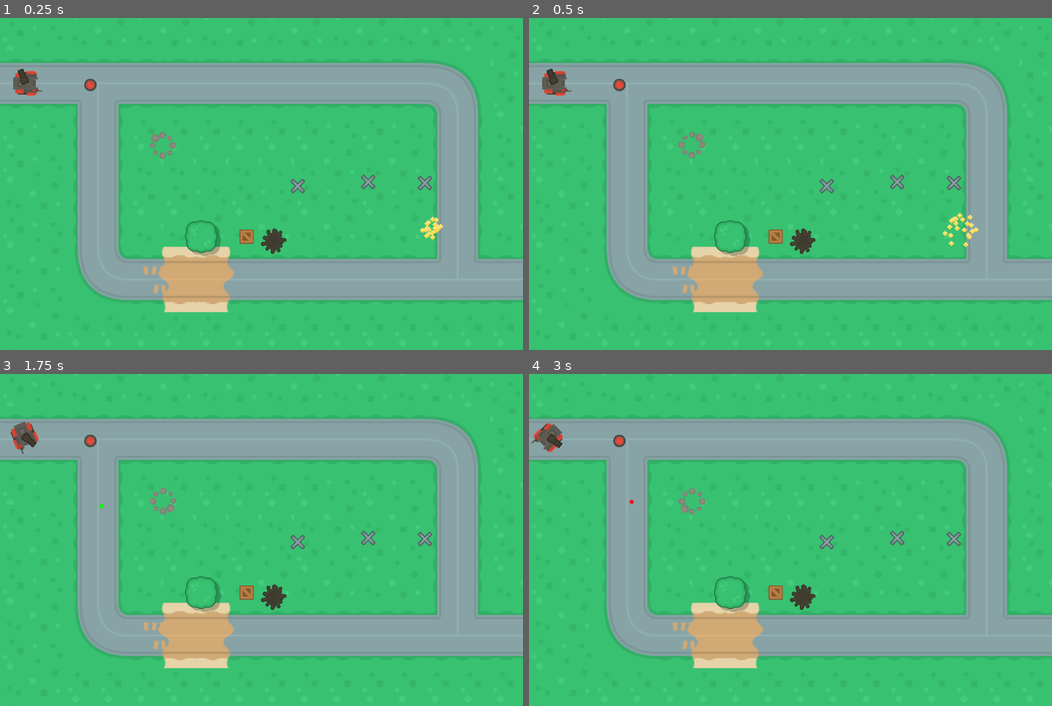
Above: before the commit, frames 1-4 (two rows, left to right).
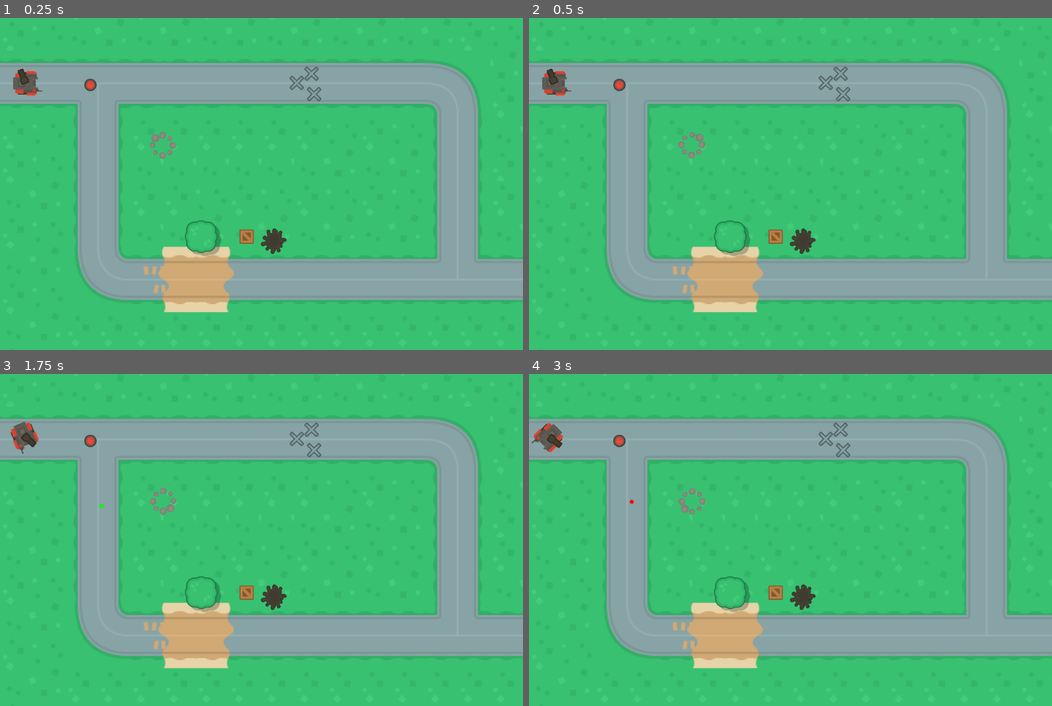
Above: after the commit, the same moments.

Repository: soapmactavish23/rogue_tank
Game: Godot game, scene res://scenes/game.tscn
The game is run twice, just before and just after one commit, with the same random seed, the same clock (stepped at 60 frames per second) and the same inputs.
Inputs (mouse positions are in pixels of both pictures, inside the frame that each line leads up to):
- Up to frame 1 (0.25 s): no input
- Up to frame 2 (0.5 s): no input
- Up to frame 3 (1.75 s): move the mouse to (376, 523) at 0.52 s; hold Right (ui_right) 0.53-1.28 s; tap Space (ui_shoot) at 0.6, 1.55 s; move the mouse to (156, 556) at 1.27 s; hold Down (ui_down) from 1.28 s (still down); right-click (156, 556) at 1.35 s
- Up to frame 4 (3 s): move the mouse to (842, 466) at 2.02 s; release Down (ui_down) at 2.03 s; hold Right (ui_right) 2.03-2.78 s; tap Space (ui_shoot) at 2.1, 2.85 s; move the mouse to (764, 606) at 2.77 s; hold Up (ui_up) from 2.78 s (still down)

The runs differ from the first frame. In frame 1, 0.5% of the frame differs, in the area x 55-85%, y 14-67%; in frame 2, 0.6%, in the area x 55-86%, y 14-70%; in frame 3, 0.4%; in frame 4, 0.4%.

Commit message:
55. 51 - Som do canhão do tanque

Diff:
--- a/scenes/barrel.tscn
+++ b/scenes/barrel.tscn
@@ -8,11 +8,8 @@
 [ext_resource path="res://scripts/sight.gd" type="Script" id=6]
 
 [sub_resource type="Animation" id=1]
-
 resource_name = "fire"
 length = 0.4
-loop = false
-step = 0.1
 tracks/0/type = "value"
 tracks/0/path = NodePath("fire:texture")
 tracks/0/interp = 1
@@ -51,11 +48,8 @@
 }
 
 [sub_resource type="Animation" id=2]
-
 resource_name = "shoot"
 length = 0.4
-loop = false
-step = 0.1
 tracks/0/type = "value"
 tracks/0/path = NodePath(".:position")
 tracks/0/interp = 1
@@ -71,62 +65,31 @@
 
 [node name="barrel" type="Node2D"]
 
-_sections_unfolded = [ "Transform" ]
-
-[node name="sprite" type="Sprite" parent="." index="0"]
-
+[node name="sprite" type="Sprite" parent="."]
 position = Vector2( 0.214638, 0 )
 rotation = 1.5708
 texture = ExtResource( 1 )
 offset = Vector2( 0, -14 )
-_sections_unfolded = [ "Transform" ]
 
-[node name="muzzle" type="Position2D" parent="." index="1"]
+[node name="muzzle" type="Position2D" parent="."]
+position = Vector2( 40, 0 )
 
-position = Vector2( 40, 0 )
-_sections_unfolded = [ "Transform" ]
-
-[node name="fire" type="Sprite" parent="." index="2"]
-
+[node name="fire" type="Sprite" parent="."]
 visible = false
 position = Vector2( 46.4775, 0.100017 )
 rotation = -1.5708
 texture = ExtResource( 2 )
-_sections_unfolded = [ "Transform", "Visibility" ]
 
-[node name="anim" type="AnimationPlayer" parent="." index="3"]
-
-root_node = NodePath("..")
-autoplay = ""
-playback_process_mode = 1
-playback_default_blend_time = 0.0
+[node name="anim" type="AnimationPlayer" parent="."]
 playback_speed = 2.0
 anims/fire = SubResource( 1 )
-blend_times = [  ]
-_sections_unfolded = [ "Playback Options" ]
 
-[node name="fx" type="AudioStreamPlayer2D" parent="." index="4"]
+[node name="fx" type="AudioStreamPlayer2D" parent="."]
+stream = ExtResource( 5 )
 
-stream = ExtResource( 5 )
-volume_db = 0.0
-autoplay = false
-max_distance = 2000.0
-attenuation = 1.0
-bus = "Master"
-area_mask = 1
-
-[node name="sight" type="Node2D" parent="." index="5"]
-
+[node name="sight" type="Node2D" parent="."]
 position = Vector2( 205.879, 0 )
 script = ExtResource( 6 )
-_sections_unfolded = [ "Transform" ]
 
-[node name="barrel_anim" type="AnimationPlayer" parent="." index="6"]
-
-root_node = NodePath("..")
-autoplay = ""
-playback_process_mode = 1
-playback_default_blend_time = 0.0
-playback_speed = 1.0
+[node name="barrel_anim" type="AnimationPlayer" parent="."]
 anims/shoot = SubResource( 2 )
-blend_times = [  ]
--- a/scenes/game.tscn
+++ b/scenes/game.tscn
@@ -1,11 +1,10 @@
-[gd_scene load_steps=11 format=2]
+[gd_scene load_steps=10 format=2]
 
 [ext_resource path="res://scripts/game.gd" type="Script" id=1]
 [ext_resource path="res://scenes/tank.tscn" type="PackedScene" id=2]
 [ext_resource path="res://resource/tileset.tres" type="TileSet" id=3]
 [ext_resource path="res://scenes/wind.tscn" type="PackedScene" id=4]
 [ext_resource path="res://scenes/treeGreen_large.tscn" type="PackedScene" id=6]
-[ext_resource path="res://scenes/coin.tscn" type="PackedScene" id=7]
 [ext_resource path="res://scenes/barricadeMetal.tscn" type="PackedScene" id=8]
 [ext_resource path="res://scenes/oilSpill_large.tscn" type="PackedScene" id=9]
 [ext_resource path="res://scenes/crateWood.tscn" type="PackedScene" id=10]
@@ -35,18 +34,14 @@
 [node name="treeGreen_large" parent="." instance=ExtResource( 6 )]
 position = Vector2( 394, 428 )
 
-[node name="coin" parent="." instance=ExtResource( 7 )]
-position = Vector2( 846, 412 )
-scale = Vector2( 0.55459, 0.536471 )
-
 [node name="barricadeMetal" parent="." instance=ExtResource( 8 )]
-position = Vector2( 720.508, 321.063 )
+position = Vector2( 581.323, 126.877 )
 
 [node name="barricadeMetal2" parent="." instance=ExtResource( 8 )]
-position = Vector2( 832.052, 322.571 )
+position = Vector2( 609.804, 109.303 )
 
 [node name="barricadeMetal3" parent="." instance=ExtResource( 8 )]
-position = Vector2( 583.341, 328.6 )
+position = Vector2( 614.77, 149.006 )
 
 [node name="oilSpill_large" parent="." instance=ExtResource( 9 )]
 position = Vector2( 536, 437 )
--- a/scenes/tank.tscn
+++ b/scenes/tank.tscn
@@ -1,65 +1,83 @@
-[gd_scene load_steps=5 format=2]
+[gd_scene load_steps=9 format=2]
 
 [ext_resource path="res://scripts/tank.gd" type="Script" id=1]
 [ext_resource path="res://sprites/tankBody_bigRed.png" type="Texture" id=2]
 [ext_resource path="res://scenes/barrel.tscn" type="PackedScene" id=3]
 [ext_resource path="res://sprites/specialBarrel4.png" type="Texture" id=4]
+[ext_resource path="res://samples/tank_cannon.wav" type="AudioStream" id=5]
+[ext_resource path="res://samples/disparo_hmg_tank.wav" type="AudioStream" id=6]
+[ext_resource path="res://samples/reload.wav" type="AudioStream" id=7]
 
-[node name="Tank" type="KinematicBody2D" groups=[
-"player",
-]]
+[sub_resource type="GDScript" id=1]
+resource_name = "tank_samples"
+script/source = "extends Node2D
 
+
+# Declare member variables here. Examples:
+# var a = 2
+# var b = \"text\"
+
+
+# Called when the node enters the scene tree for the first time.
+func _ready():
+	$'../'.connect(\"cannon_shooted\", self, \"on_tank_cannon_shooted\")
+	$'../'.connect(\"hmg_shooted\", self, \"on_tank_hmg_shooted\")
+	pass
+
+
+func on_tank_cannon_shooted():
+	$cannon.play()
+	yield($cannon, \"finished\")
+	$reload.play()
+
+func on_tank_hmg_shooted():
+	$hmg.play()
+"
+
+[node name="Tank" type="KinematicBody2D" groups=["player"]]
 position = Vector2( 0, -0.214638 )
 z_index = 20
-input_pickable = false
-collision_layer = 1
 collision_mask = 5
-collision/safe_margin = 0.08
 script = ExtResource( 1 )
-_sections_unfolded = [ "Collision", "Transform", "Z Index" ]
 body = 1
-barrel = 0
 
-[node name="sprite" type="Sprite" parent="." index="0"]
-
+[node name="sprite" type="Sprite" parent="."]
 rotation = 1.5708
 texture = ExtResource( 2 )
-_sections_unfolded = [ "Transform" ]
 
-[node name="poly" type="CollisionPolygon2D" parent="." index="1"]
-
+[node name="poly" type="CollisionPolygon2D" parent="."]
 visible = false
-build_mode = 0
 polygon = PoolVector2Array( -18, -16, -20, -7, -19, 16, -16, 18, -12, 18, 13, 18, 18, 15, 19, -12, 12, -18, -12, -18 )
 
-[node name="barrel" parent="." index="2" instance=ExtResource( 3 )]
+[node name="barrel" parent="." instance=ExtResource( 3 )]
 
-[node name="timer_reload" type="Timer" parent="." index="3"]
+[node name="timer_reload" type="Timer" parent="."]
+process_mode = 0
+one_shot = true
 
-process_mode = 0
-wait_time = 1.0
-one_shot = true
-autostart = false
-
-[node name="mg" type="Sprite" parent="." index="4"]
-
+[node name="mg" type="Sprite" parent="."]
 position = Vector2( 23.2511, 13.901 )
 rotation = -1.5708
 scale = Vector2( 0.6, 0.6 )
 texture = ExtResource( 4 )
-_sections_unfolded = [ "Transform" ]
 
-[node name="mg_muzzle" type="Position2D" parent="." index="5"]
-
+[node name="mg_muzzle" type="Position2D" parent="."]
 position = Vector2( 36.2892, 14.8313 )
 
-[node name="timer_mg" type="Timer" parent="." index="6"]
+[node name="timer_mg" type="Timer" parent="."]
+wait_time = 0.1
 
-process_mode = 1
-wait_time = 0.1
-one_shot = false
-autostart = false
+[node name="samples" type="Node2D" parent="."]
+script = SubResource( 1 )
+
+[node name="cannon" type="AudioStreamPlayer2D" parent="samples"]
+stream = ExtResource( 5 )
+
+[node name="hmg" type="AudioStreamPlayer2D" parent="samples"]
+stream = ExtResource( 6 )
+
+[node name="reload" type="AudioStreamPlayer2D" parent="samples"]
+stream = ExtResource( 7 )
 
 [connection signal="timeout" from="timer_reload" to="." method="_on_timer_reload_timeout"]
-
 [connection signal="timeout" from="timer_mg" to="." method="_on_timer_mg_timeout"]
--- a/scripts/barrelBlack_top.gd
+++ b/scripts/barrelBlack_top.gd
@@ -18,6 +18,7 @@
 		var oil = PRE_OIL.instance()
 		var angle = randf() * (PI * 2)
 		oil.global_position = global_position + Vector2(cos(angle), sin(angle)).normalized() * rand_range(30, 60)
+		oil.z_index = z_index + 1
 		$'../'.add_child(oil)
 
 	$area_obastacle.queue_free()
--- a/scripts/tank.gd
+++ b/scripts/tank.gd
@@ -13,6 +13,9 @@
 var pre_bullet = preload("res://scenes/bullet.tscn")
 var pre_track = preload("res://scenes/track.tscn")
 var pre_mg_bullet = preload("res://scenes/mg_bullet.tscn")
+
+signal cannon_shooted
+signal hmg_shooted
 
 export(int, "green", "bigRed", "blue", "dark", "darkLarge", "huge", "sand") var body = 0 setget set_body
 export(int, "green", "bigRed", "blue", "dark", "darkLarge", "huge", "sand") var barrel = 0 setget set_barrel
@@ -57,7 +60,6 @@
 	if Input.is_action_just_pressed(("ui_shoot")) and loaded:
 		var bullet = pre_bullet.instance()
 		bullet.global_position = $barrel/muzzle.global_position
-		$barrel/fx.play()
 
 		bullet.dir = Vector2(cos($barrel.global_rotation), sin($barrel.global_rotation)).normalized()
 		bullet.add_to_group(BULLET_TANK_GROUP)
@@ -68,6 +70,8 @@
 		$barrel/sight.update()
 		$timer_reload.start()
 		$barrel/barrel_anim.play("shoot")
+		#$smp_cannon.play()
+		emit_signal("cannon_shooted")
 
 	if Input.is_action_just_pressed("machine_gun"):
 		$timer_mg.start()
@@ -134,6 +138,8 @@
 	mg.global_rotation = global_rotation
 	mg.dir = Vector2(cos(global_rotation), sin(global_rotation)).normalized()
 	get_parent().add_child(mg)
+	#$smp_hmg.play()
+	emit_signal("hmg_shooted")
 
 func _on_timer_mg_timeout():
 	shoot_mg()
Not shown, added: samples/barrel_explosion.wav.import
Not shown, added: samples/crate_breaking.wav.import
Not shown, added: samples/disparo_hmg_tank.wav.import
Not shown, added: samples/metal_barrel_hit.wav.import
Not shown, added: samples/metal_hit.wav.import
Not shown, added: samples/projectil_hit.wav.import
Not shown, added: samples/reload.wav.import
Not shown, added: samples/small_barrel_hit_01.wav.import
Not shown, added: samples/small_barrel_hit_02.wav.import
Not shown, added: samples/small_barrel_hit_03.wav.import
Not shown, added: samples/small_barrel_hit_04.wav.import
Not shown, added: samples/small_barrel_hit_05.wav.import
(and 48 more such lines)
